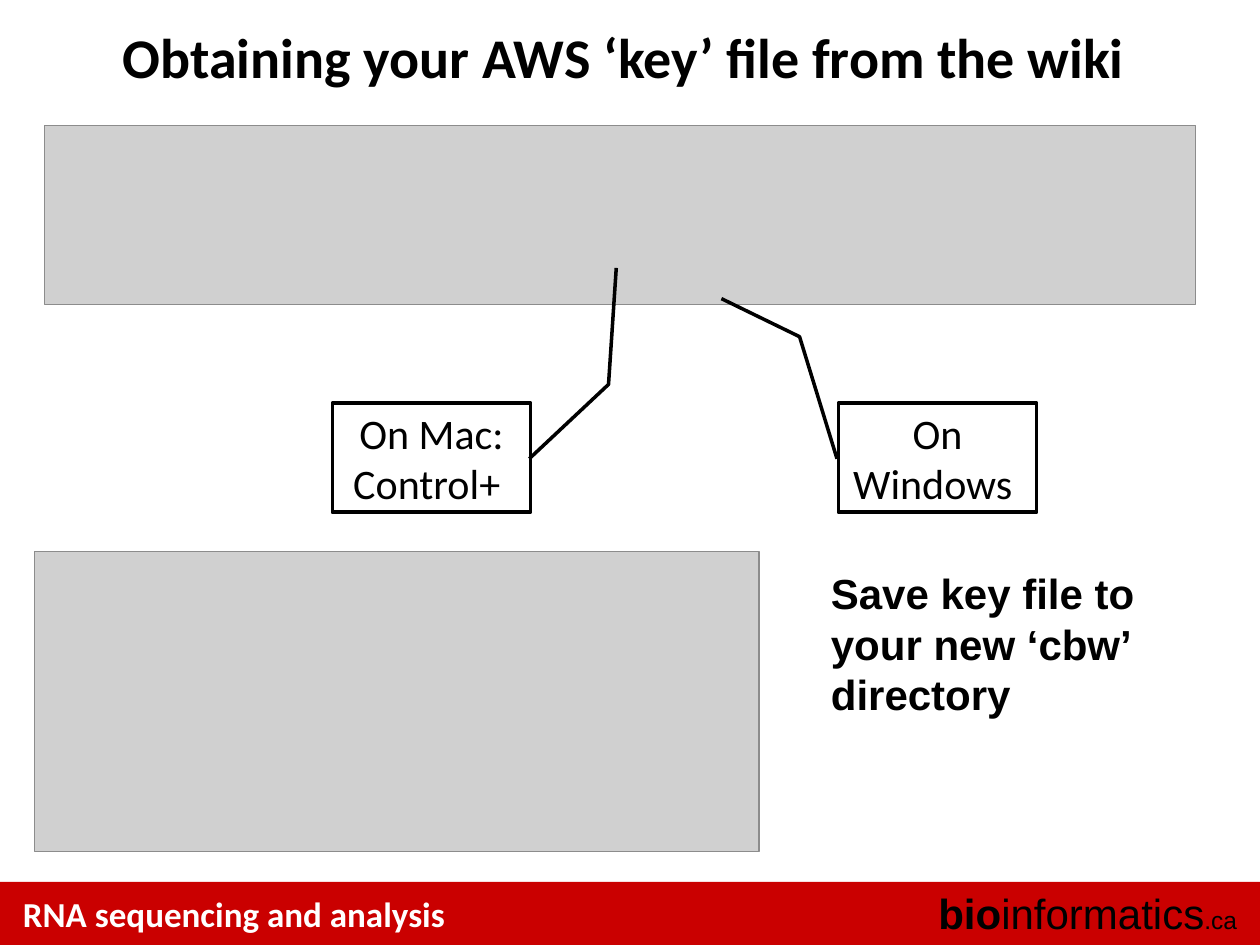
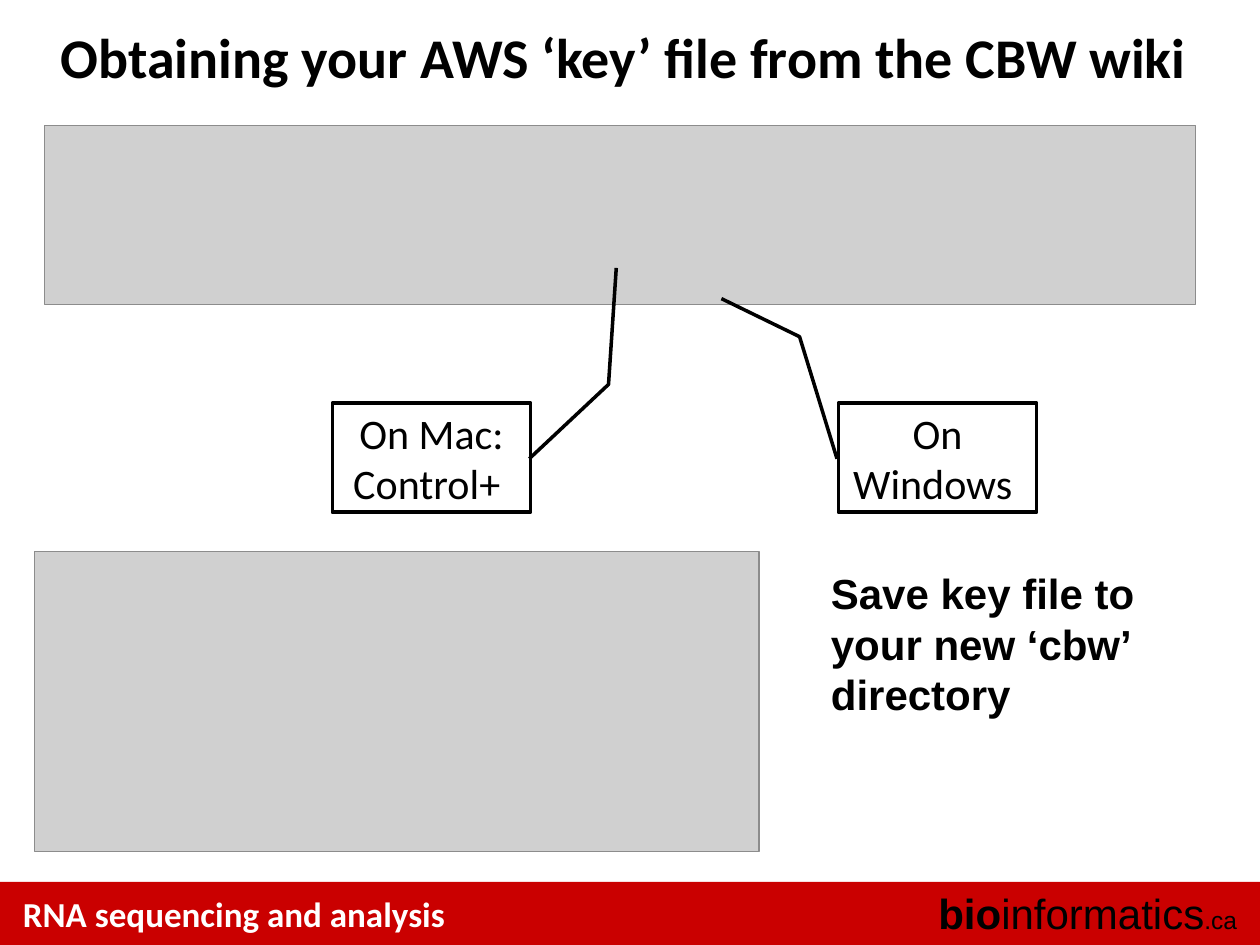
Before and after one commit to griffithlab/rnaseq_tutorial_wiki, a slide deck: slide 22 of LectureFiles/cbw/2015/RNASeq_Module0_AmazonPreTutorial.pptx (slide 21 before the commit). Drawn at 1260x945 pixels with LibreOffice and Linux fonts; fonts in the diff are those of the drawing; grey boxes stand for pictures. Boxes give left, top, right and bottom in pixels: in the first picture for what was removed or moved away, otherwise in the second. Text is boxed around its words. In the diff, an @@ line names an element or a change of style, - is before the commit and + after.

```diff
--- a/LectureFiles/cbw/2015/RNASeq_Module0_AmazonPreTutorial.pptx
+++ b/LectureFiles/cbw/2015/RNASeq_Module0_AmazonPreTutorial.pptx
@@ title at <box>61,37,1185,88</box>: text changed @@
-Obtaining your AWS ‘key’ file from the wiki
+Obtaining your AWS ‘key’ file from the CBW wiki
```
Also in this commit, not shown: 5 other slides changed, 7 slides added, 3 slides removed.
